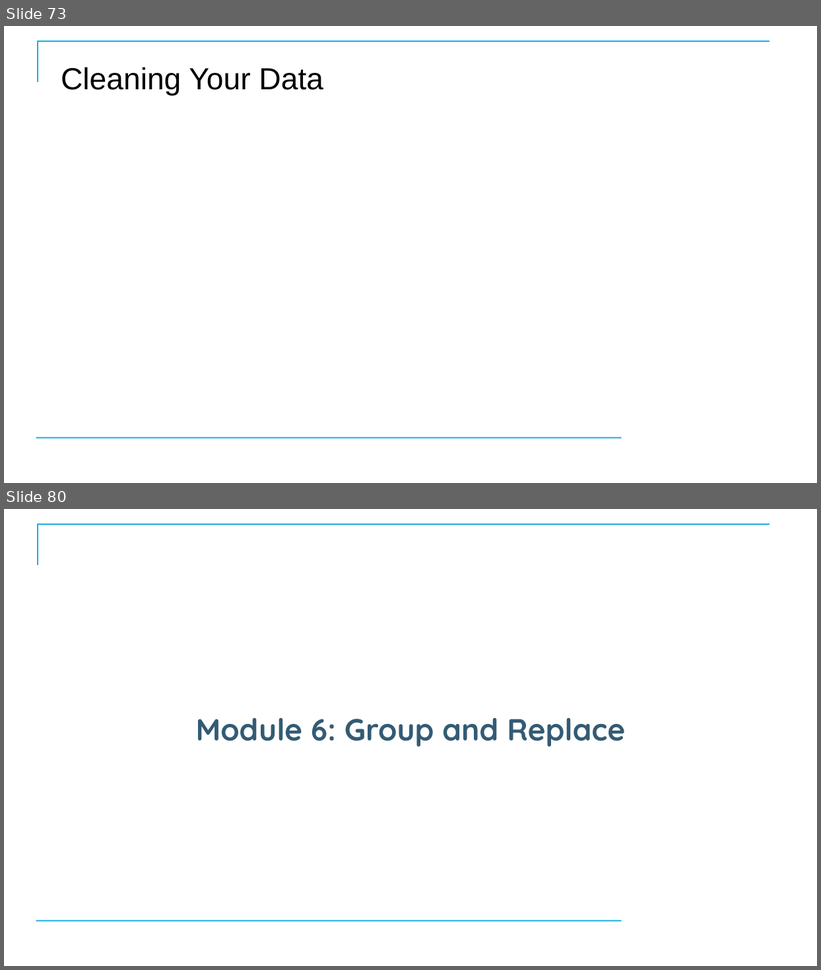
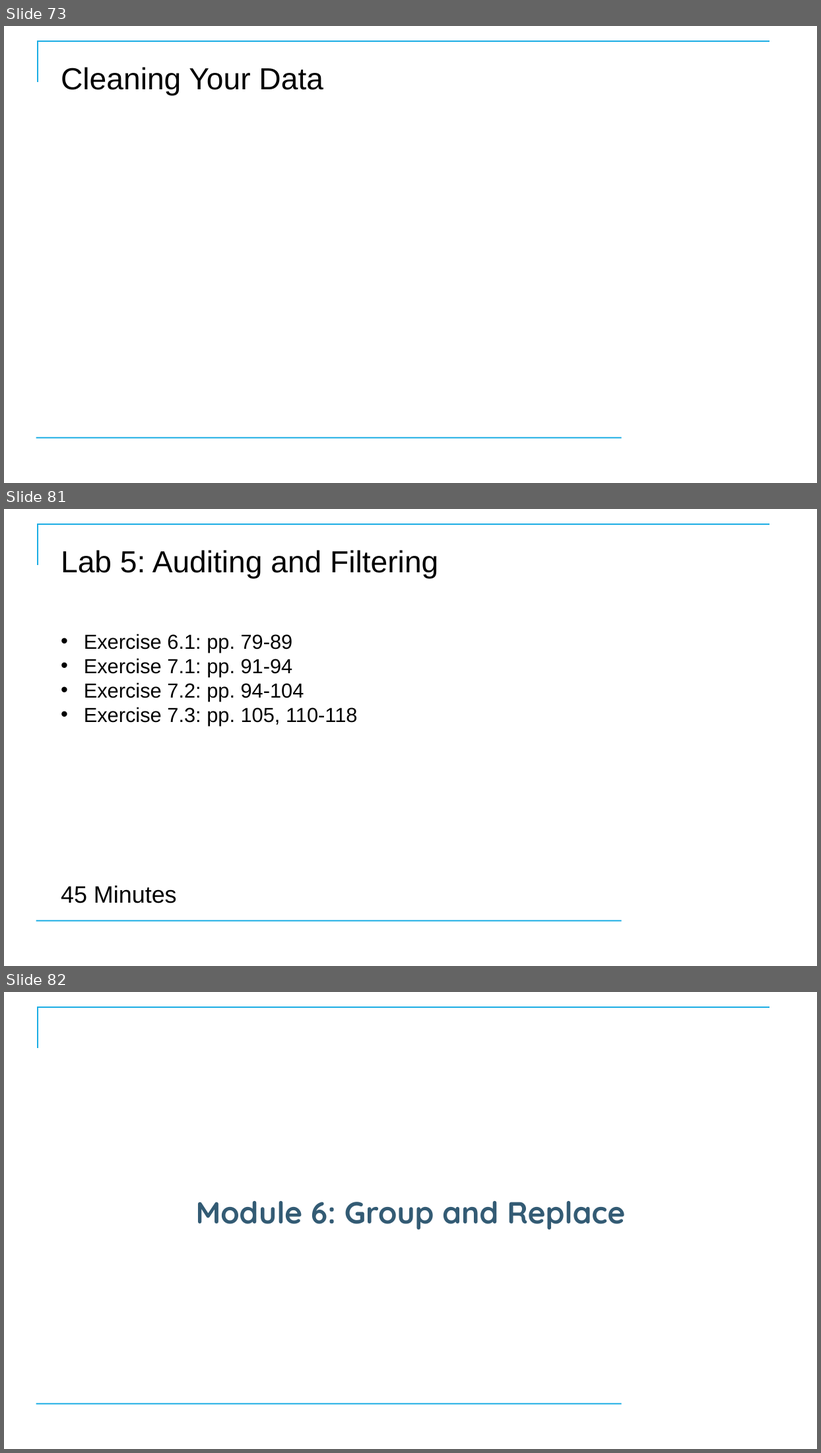
Before and after one commit to CostelloTechnicalConsulting/XTBP10---Tableau-Prep-Introduction, a slide deck: ppt/TableauPrepBuilderIntroV1_1.pptx. Shown one above the other, each under a label of ours: slides 73 and 80 before the commit, slides 73, 81 and 82 after it; the slides between them are not shown. The pictures are 821x970 and 821x1453 pixels, drawn with LibreOffice and Linux fonts; fonts in the diff are those of the drawing; background and template pictures are left out. Boxes give left, top, right and bottom in pixels: in the first picture for what was removed or moved away, otherwise in the second. Text is boxed around its words. In the diff, an @@ line names an element or a change of style, - is before the commit and + after.

```diff
--- a/ppt/TableauPrepBuilderIntroV1_1.pptx
+++ b/ppt/TableauPrepBuilderIntroV1_1.pptx
@@ slide 81 added at [4,509,817,966], background #FFFFFF; not listed: 2 template elements that a slide beside it also shows @@
@@ title added at [61,550,438,579], 36 pt, text #000000 @@
+Lab 5: Auditing and Filtering
@@ subtitle added at [84,634,357,725], 24 pt, text #000000 @@
+• Exercise 6.1: pp. 79-89
+• Exercise 7.1: pp. 91-94
+• Exercise 7.2: pp. 94-104
+• Exercise 7.3: pp. 105, 110-118
@@ text added at [61,886,177,904], 28 pt, text #000000 @@
+45 Minutes
@@ what was slide 80 is now slide 82 @@
```
Also in this commit, not shown: 7 slides changed, 7 other slides added, 4 slides removed, 3 other files.
